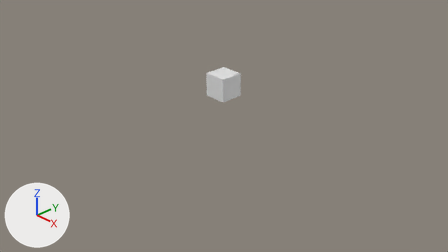
The Blender file orc_character.blend: old version first, new version second.
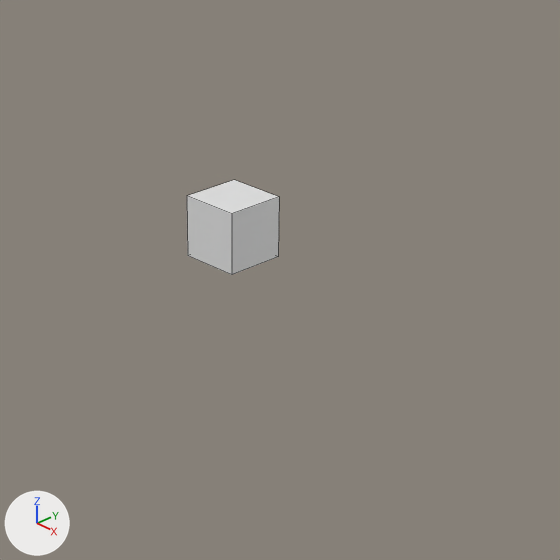
Each version appears first from the file's camera 'Camera', and next in a close-up on the part from 31% to 77% of the width and 0% to 83% of the height. Every picture has the same lights, and +X, +Y and +Z are marked at lower left. The close-ups show mesh edges as thin lines.
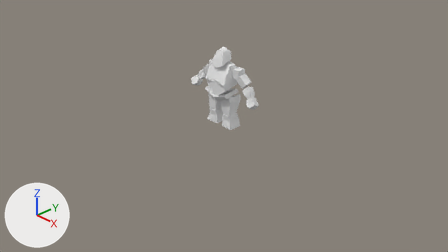
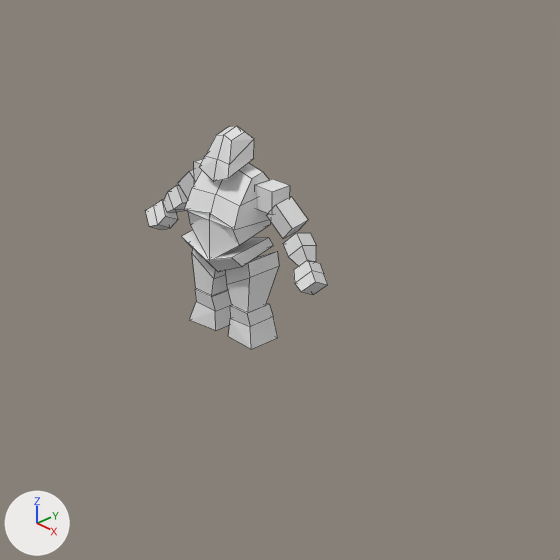
The change, as a list of edits to the scene's bpy script:
```text
Change me_cube:
    used by ob_cube; location = (0.0, 0.0, 0.747); scale = (0.212, 0.212, 0.212)
    remove me_cube.from_pydata(...)  # 8 vertices, 6 faces; spans x -1.0..1.0, y -1.0..1.0, z -1.0..1.0
    add me_cube.from_pydata(...)  # 8 vertices, 5 faces; spans x 0.0..1.1, y -1.0..0.67, z -1.57..1.35
    me_cube part 1
    7 vertices are removed from x -1.0..1.0, y -1.0..1.0, z -1.0..1.0
    6 faces are deleted
    7 vertices are added at x 0.0..1.1, y -1.0..0.67, z -1.57..1.35
    5 new faces join them
Add me_cube_008:
    me_cube_008.from_pydata([(1.14, 0.43, 1.09), (1.24, 0.53, 0.59), (1.14, -1.13, 0.71), (1.24, -0.78, 0.04), (0.0, 0.53, -0.73), (0.0, -1.13, -0.11), (0.0, -0.63, -1.14), (0.0, 0.67, 0.33)], [], [(4, 1, 3, 6), (1, 0, 2, 3), (4, 7, 0, 1), (3, 2, 5, 6), (0, 7, 5, 2)])
    me_cube_008.materials.append(mat_material)  # white #e7e7e7
Add me_cube_006:
    me_cube_006.from_pydata([(0.64, 0.31, 3.1), (1.23, 0.46, 0.32), (0.64, -0.73, 2.59), (1.23, -1.53, -0.92), (0.0, 0.46, -0.67), (0.0, -0.73, 2.96), (0.0, -1.53, -1.9), (0.0, 0.31, 3.47), (0.99, 0.74, 2.29), (0.99, -1.25, 0.37), (0.0, 0.74, 2.36), (0.0, -1.25, 0.46)], [], [(4, 1, 3, 6), (8, 0, 2, 9), (10, 7, 0, 8), (9, 2, 5, 11), (0, 7, 5, 2), (3, 9, 11, 6), (4, 10, 8, 1), (1, 8, 9, 3)])
    me_cube_006.materials.append(mat_material)  # white #e7e7e7
Add me_cube_005:
    me_cube_005.from_pydata([(1.0, 0.31, 1.56), (1.12, 0.61, -1.28), (1.0, -0.18, 1.44), (1.12, -1.0, -1.12), (0.0, 0.61, -1.32), (0.0, -0.18, 1.79), (0.0, -1.0, -1.16), (0.0, 0.31, 1.91), (1.06, 0.79, 0.42), (1.06, -0.72, 0.11), (0.0, 0.79, 0.57), (0.0, -0.72, 0.26)], [], [(4, 1, 3, 6), (8, 0, 2, 9), (10, 7, 0, 8), (9, 2, 5, 11), (0, 7, 5, 2), (3, 9, 11, 6), (4, 10, 8, 1), (1, 8, 9, 3)])
    me_cube_005.materials.append(mat_material)  # white #e7e7e7
Change ob_cube:
    ob_cube.scale: (0.212, 0.212, 0.212) -> (0.212, 0.212, 0.116)
    add _m = ob_cube.modifiers.new('Mirror', 'MIRROR')
    add _m.use_clip = True
Add ob_cube_009:
    ob_cube_009 = bpy.data.objects.new('Cube.009', me_cube_009)  # 12 vertices, 10 faces; spans x -1.45..1.61, y -2.46..0.91, z -2.89..0.19; modifiers MIRROR
    ob_cube_009.location = (0.177, 0.072, 0.231)
    ob_cube_009.scale = (0.0794, 0.0794, 0.0794)
Add ob_cube_007:
    ob_cube_007 = bpy.data.objects.new('Cube.007', me_cube_007)  # 12 vertices, 10 faces; spans x -1.71..1.28, y -2.36..1.0, z -2.89..1.66; modifiers MIRROR
    ob_cube_007.location = (0.177, 0.072, 0.477)
    ob_cube_007.scale = (0.0794, 0.0794, 0.0794)
Add ob_cube_004:
    ob_cube_004 = bpy.data.objects.new('Cube.004', me_cube_004)  # 12 vertices, 10 faces; spans x -1.0..1.0, y -1.0..1.0, z -1.41..1.0; modifiers MIRROR
    ob_cube_004.location = (0.713, 0.0, 0.618)
    ob_cube_004.rotation_euler = (-0.6, 0.642, -0.389)  # degrees (-34, 37, -22)
    ob_cube_004.scale = (0.0809, 0.0621, 0.0621)
Add ob_cube_003:
    ob_cube_003 = bpy.data.objects.new('Cube.003', me_cube_003)  # 12 vertices, 10 faces; spans x -1.0..1.0, y -1.0..1.0, z -1.0..1.0; modifiers MIRROR
    ob_cube_003.location = (0.593, 0.044, 0.745)
    ob_cube_003.rotation_euler = (-0.394, 0.704, -0.262)  # degrees (-23, 40, -15)
    ob_cube_003.scale = (0.0959, 0.0669, 0.0669)
Add ob_cube_002:
    ob_cube_002 = bpy.data.objects.new('Cube.002', me_cube_002)  # a box spanning x -1.0..1.0, y -1.0..1.0, z -1.0..1.0; modifiers MIRROR
    ob_cube_002.location = (0.428, 0.07, 0.918)
    ob_cube_002.rotation_euler = (0.178, 0.739, 0.12)  # degrees (10, 42, 6.9)
    ob_cube_002.scale = (0.0928, 0.0713, 0.0713)
Add ob_cube_001:
    ob_cube_001 = bpy.data.objects.new('Cube.001', me_cube_002.copy())  # modifiers MIRROR
    ob_cube_001.location = (0.289, 0.072, 1.02)
    ob_cube_001.scale = (0.0794, 0.0794, 0.0794)
Add ob_cube_008:
    ob_cube_008 = bpy.data.objects.new('Cube.008', me_cube_008)  # modifiers MIRROR
    ob_cube_008.location = (0.0, 0.0, 0.591)
    ob_cube_008.scale = (0.212, 0.212, 0.116)
Add ob_cube_006:
    ob_cube_006 = bpy.data.objects.new('Cube.006', me_cube_006)  # modifiers MIRROR
    ob_cube_006.location = (0.0, 0.0, 1.221)
    ob_cube_006.scale = (0.111, 0.111, 0.0607)
Add ob_cube_005:
    ob_cube_005 = bpy.data.objects.new('Cube.005', me_cube_005)  # modifiers MIRROR
    ob_cube_005.location = (0.0, 0.0, 0.985)
    ob_cube_005.scale = (0.212, 0.212, 0.116)
```

What differs and where, as boxes [x1, y1, x2, y2] in the close-ups (560 x 560 px):
'Cube', reshaped, rescaled, modifiers changed: before [187, 180, 279, 275]; after [187, 210, 271, 259]
'Cube.005', added: after [184, 163, 270, 230]
'Cube.007', added: after [192, 248, 279, 312]
'Cube.009', added: after [189, 289, 278, 349]
'Cube.006', added: after [199, 126, 254, 181]
'Cube.004', added: after [146, 200, 328, 295]
'Cube.008', added: after [181, 230, 273, 272]
'Cube.003', added: after [164, 185, 316, 266]
'Cube.002', added: after [178, 169, 308, 238]
'Cube.001', added: after [194, 159, 290, 215]
